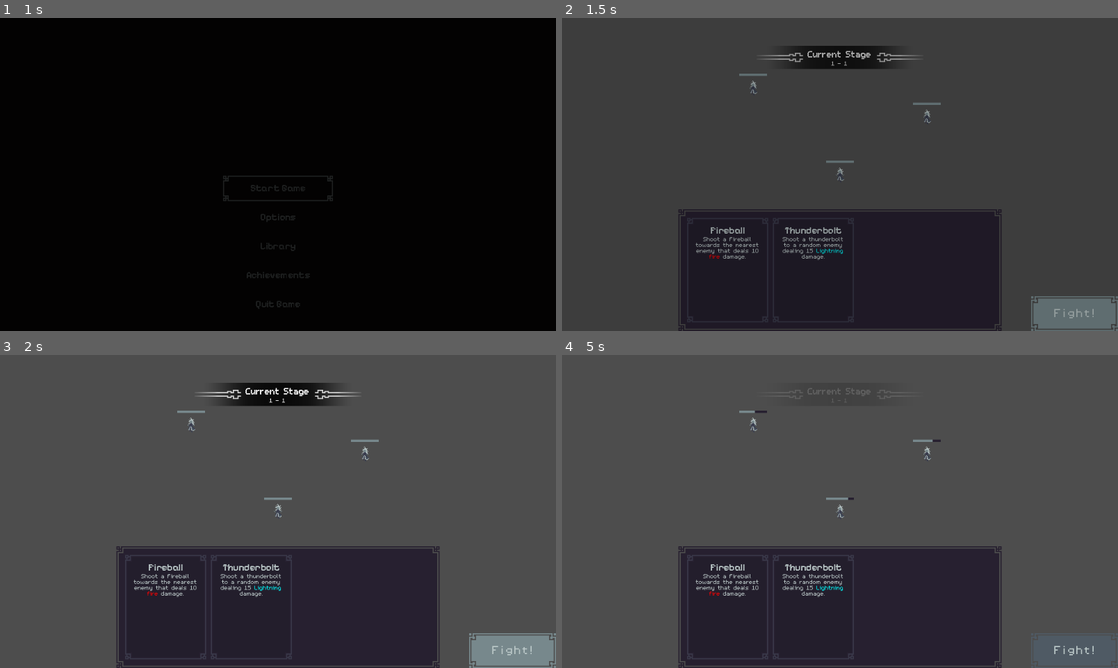
Above: before the commit, frames 1-4 (two rows, left to right).
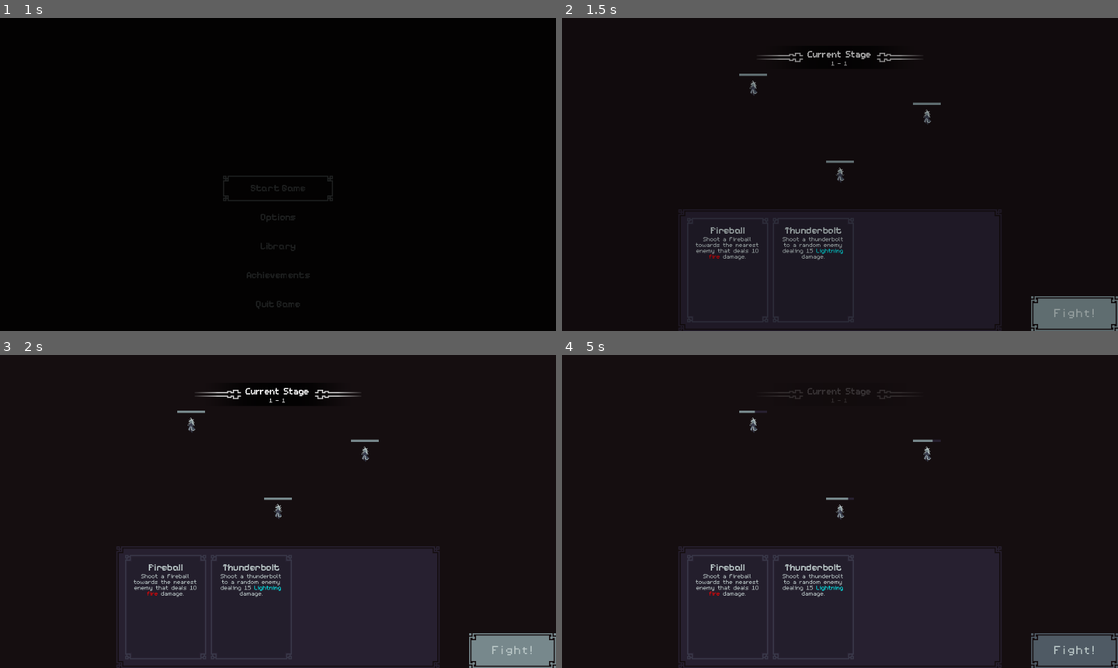
Above: after the commit, the same moments.

Repository: Jelmerrr/Grimoire
Game: Godot game, scene res://Scenes/TitleScreenScene.tscn
Two runs of this game, one before a commit and one after it. Both use one fixed random seed, a clock stepped at 60 frames per second and the inputs below.
Inputs (mouse positions are in pixels of both pictures, inside the frame that each line leads up to):
- Up to frame 1 (1 s): click "Start Game" at 0.5 s
- Up to frame 2 (1.5 s): click "Fight!" at 1.25 s
- Up to frame 3 (2 s): no input
- Up to frame 4 (5 s): click "Fight!" at 2 s; click "Fight!" at 2.75 s; drag from (728, 608) to (928, 452) at 3.52 s; drag from (812, 608) to (751, 423) at 4.27 s

Frame 1 is identical in both runs. In frame 2, 75% of the frame differs, in the area x 0-100%, y 0-100%; in frame 3, 75%; in frame 4, 76%.
Error after the commit: Invalid access to property or key 'transform' on a base object of type 'Control (DamageNumberUIController.gd)'. (res://Scripts/Controllers/CameraController.gd:…

Commit message:
Enemy tooltip fix

Diff:
--- a/Scenes/BoardScene.tscn
+++ b/Scenes/BoardScene.tscn
@@ -1,13 +1,17 @@
-[gd_scene load_steps=9 format=3 uid="uid://bdx3eg3w0wwmw"]
+[gd_scene load_steps=11 format=3 uid="uid://bdx3eg3w0wwmw"]
 
 [ext_resource type="PackedScene" uid="uid://c8bfyku2dawj0" path="res://Scenes/Player/Grimoire_Scene.tscn" id="1_l56c8"]
 [ext_resource type="Script" uid="uid://bjt5ktm0evgsv" path="res://Scripts/Controllers/BoardSceneController.gd" id="1_xnhc1"]
 [ext_resource type="PackedScene" uid="uid://c8lkfhngweyr3" path="res://Scenes/Functional/HUD_Scene.tscn" id="2_jf025"]
+[ext_resource type="Script" uid="uid://m4bgcq7jvrdu" path="res://Scripts/Controllers/CameraController.gd" id="2_xnhc1"]
 [ext_resource type="PackedScene" uid="uid://cwncc32kjvsgy" path="res://Scenes/Functional/NewPageSelectionScene.tscn" id="3_cyht7"]
 [ext_resource type="PackedScene" uid="uid://dniujs4mtuy7t" path="res://Scenes/Enemy/EnemyBoard_scene.tscn" id="4_7heqy"]
 [ext_resource type="PackedScene" uid="uid://ctx3fvkp7wfk8" path="res://Scenes/Player/PlayerCharacter_Scene.tscn" id="4_dwcef"]
 [ext_resource type="PackedScene" uid="uid://dp3mj1iacqrte" path="res://Scenes/Functional/TooltipScene.tscn" id="6_thgti"]
 [ext_resource type="PackedScene" uid="uid://c2pyro7jdsq6h" path="res://Scenes/Functional/StageTransitionHUDScene.tscn" id="10_5v2nm"]
+
+[sub_resource type="StyleBoxFlat" id="StyleBoxFlat_xnhc1"]
+bg_color = Color(0.08235294, 0.05490196, 0.0627451, 1)
 
 [node name="BoardScene" type="Node2D"]
 script = ExtResource("1_xnhc1")
@@ -18,6 +22,7 @@
 limit_right = 480
 limit_bottom = 270
 editor_draw_limits = true
+script = ExtResource("2_xnhc1")
 
 [node name="HUD" parent="." instance=ExtResource("2_jf025")]
 
@@ -32,3 +37,14 @@
 [node name="TooltipScene" parent="." instance=ExtResource("6_thgti")]
 
 [node name="StageTransition" parent="." instance=ExtResource("10_5v2nm")]
+
+[node name="CanvasLayer" type="CanvasLayer" parent="."]
+layer = -1
+
+[node name="Panel" type="Panel" parent="CanvasLayer"]
+anchors_preset = 15
+anchor_right = 1.0
+anchor_bottom = 1.0
+grow_horizontal = 2
+grow_vertical = 2
+theme_override_styles/panel = SubResource("StyleBoxFlat_xnhc1")
--- a/Scenes/UI/EnemyTooltipUI.tscn
+++ b/Scenes/UI/EnemyTooltipUI.tscn
@@ -3,7 +3,7 @@
 [ext_resource type="Theme" uid="uid://dqixgcsr3m1l0" path="res://Assets/UI/Themes/Tooltip_UI_Theme.tres" id="1_r8dxi"]
 [ext_resource type="Script" uid="uid://ck8f0806rhito" path="res://Scripts/Controllers/EnemyTooltipUIController.gd" id="2_eu5os"]
 [ext_resource type="FontFile" uid="uid://djhpuwc8o5esm" path="res://Assets/UI/Font/PixelOperator8.ttf" id="2_r8dxi"]
-[ext_resource type="FontFile" uid="uid://cq6k7a56rmitc" path="res://Assets/UI/Font/PixelOperator8-Bold.ttf" id="3_eu5os"]
+[ext_resource type="FontFile" uid="uid://dqs1q6l3jigc2" path="res://Assets/UI/Font/pixelfysans/static/PixelifySans-Bold.ttf" id="3_eu5os"]
 [ext_resource type="Theme" uid="uid://dqkdlfwsoxe0w" path="res://Assets/UI/Themes/ScrollContainer_UI_Theme.tres" id="5_eu5os"]
 
 [sub_resource type="StyleBoxFlat" id="StyleBoxFlat_r8dxi"]
@@ -23,9 +23,9 @@
 anchor_top = 0.5
 anchor_right = 1.0
 anchor_bottom = 0.5
-offset_left = -232.0
-offset_top = -173.0
-offset_bottom = 173.0
+offset_left = -152.0
+offset_top = -123.0
+offset_bottom = 123.0
 grow_horizontal = 0
 grow_vertical = 2
 theme = ExtResource("1_r8dxi")
@@ -38,9 +38,9 @@
 
 [node name="EnemyNameLabel" type="RichTextLabel" parent="VBoxContainer"]
 layout_mode = 2
-theme_override_fonts/normal_font = ExtResource("2_r8dxi")
+theme_override_fonts/normal_font = ExtResource("3_eu5os")
 theme_override_fonts/bold_font = ExtResource("3_eu5os")
-theme_override_font_sizes/bold_font_size = 8
+theme_override_font_sizes/bold_font_size = 16
 bbcode_enabled = true
 text = "[b]Enemy Name[/b]"
 fit_content = true
@@ -86,7 +86,7 @@
 theme_override_styles/separator = SubResource("StyleBoxLine_tvccl")
 
 [node name="ScrollContainer" type="ScrollContainer" parent="VBoxContainer"]
-custom_minimum_size = Vector2(200, 250)
+custom_minimum_size = Vector2(140, 180)
 layout_mode = 2
 theme = ExtResource("5_eu5os")
 
--- /dev/null
+++ b/Scripts/Controllers/CameraController.gd
@@ -0,0 +1,13 @@
+extends Camera2D
+
+
+# Called when the node enters the scene tree for the first time.
+func _ready() -> void:
+	await get_tree().create_timer(2).timeout
+	for child in get_parent().get_children():
+		print (str(child.name) + str(child.transform))
+
+
+# Called every frame. 'delta' is the elapsed time since the previous frame.
+func _process(delta: float) -> void:
+	pass
Not shown, added: Scripts/Controllers/CameraController.gd.uid
